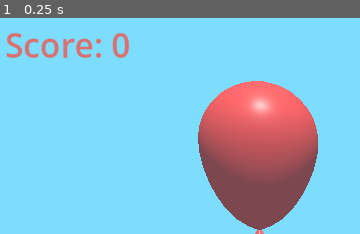
Above: before the commit, frame 1.
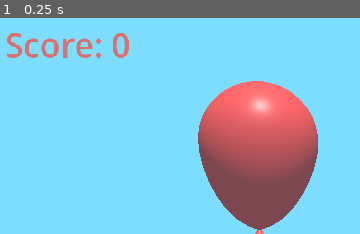
Above: after the commit, the same moment.

Repository: gregd89/GodotMiniProject-BalloonPopper
Game: Godot game, scene res://BalloonPopper/balloon_popper.tscn
The game is run twice, just before and just after one commit, with the same random seed, the same clock (stepped at 60 frames per second) and the same inputs.
Inputs:
- Up to frame 1 (0.25 s): no input
The pictures show only the part of the screen within x 0-50%, y 0-50%; the shares and areas given below are measured in that part.

The runs differ from the first frame. In frame 1, 0.3% of the frame differs, in the area x 1-36%, y 6-19%.

Commit message:
Added physics mini game

Diff:
--- /dev/null
+++ b/Physics/crate.tscn
@@ -0,0 +1,16 @@
+[gd_scene format=3 uid="uid://d4mryr8m0wjwg"]
+
+[ext_resource type="Texture2D" uid="uid://d8tk5uxt60b2" path="res://Physics/Crate.png" id="1_4enw2"]
+
+[sub_resource type="RectangleShape2D" id="RectangleShape2D_p3c4k"]
+size = Vector2(18, 18)
+
+[node name="Crate" type="RigidBody2D" unique_id=1031386773]
+gravity_scale = 0.0
+linear_damp = 3.0
+
+[node name="Sprite" type="Sprite2D" parent="." unique_id=83053312]
+texture = ExtResource("1_4enw2")
+
+[node name="CollisionShape2D" type="CollisionShape2D" parent="." unique_id=900728002]
+shape = SubResource("RectangleShape2D_p3c4k")
--- /dev/null
+++ b/Physics/physics.tscn
@@ -0,0 +1,36 @@
+[gd_scene format=3 uid="uid://di1r50xv3ogvv"]
+
+[ext_resource type="Texture2D" uid="uid://djdj32ebpxvm4" path="res://Physics/PhysicsCharacter.png" id="1_bbkc8"]
+[ext_resource type="Script" uid="uid://c887s76qvq6wk" path="res://Physics/physics_player.gd" id="1_kow1d"]
+[ext_resource type="PackedScene" uid="uid://d4mryr8m0wjwg" path="res://Physics/crate.tscn" id="3_h1ex6"]
+
+[sub_resource type="RectangleShape2D" id="RectangleShape2D_bbkc8"]
+size = Vector2(18, 18)
+
+[node name="Main" type="Node2D" unique_id=579438753]
+
+[node name="Player" type="RigidBody2D" parent="." unique_id=260774224]
+position = Vector2(16, 13)
+mass = 5.0
+gravity_scale = 0.0
+linear_damp = 1.0
+script = ExtResource("1_kow1d")
+
+[node name="Sprite" type="Sprite2D" parent="Player" unique_id=65553106]
+texture = ExtResource("1_bbkc8")
+
+[node name="CollisionShape2D" type="CollisionShape2D" parent="Player" unique_id=777664432]
+shape = SubResource("RectangleShape2D_bbkc8")
+
+[node name="Camera2D" type="Camera2D" parent="." unique_id=1794462546]
+position = Vector2(16, 13)
+zoom = Vector2(3, 3)
+
+[node name="Crate" parent="." unique_id=1031386773 instance=ExtResource("3_h1ex6")]
+position = Vector2(45, 13)
+
+[node name="Crate2" parent="." unique_id=1099489460 instance=ExtResource("3_h1ex6")]
+position = Vector2(45, 34)
+
+[node name="Crate3" parent="." unique_id=761605780 instance=ExtResource("3_h1ex6")]
+position = Vector2(45, 54)
--- /dev/null
+++ b/Physics/physics_player.gd
@@ -0,0 +1,14 @@
+extends RigidBody2D
+
+var hit_force : float = 50.0
+
+func _process (delta):
+	if Input.is_mouse_button_pressed(MOUSE_BUTTON_LEFT):
+		# Get Mouse Position
+		var mouse_pos = get_global_mouse_position()
+
+		# Get Mouse Direction
+		var dir = global_position.direction_to(mouse_pos)
+
+		# Apply The Force
+		apply_impulse(dir * hit_force)
--- a/project.godot
+++ b/project.godot
@@ -21,4 +21,6 @@
 
 [rendering]
 
+textures/canvas_textures/default_texture_filter=0
 rendering_device/driver.windows="d3d12"
+environment/defaults/default_clear_color=Color(0.39, 0.0975, 0.11699998, 1)
Binary file added: Physics/Crate.png
Not shown, added: Physics/Crate.png.import
Binary file added: Physics/PhysicsCharacter.png
Not shown, added: Physics/PhysicsCharacter.png.import
Not shown, added: Physics/physics_player.gd.uid
